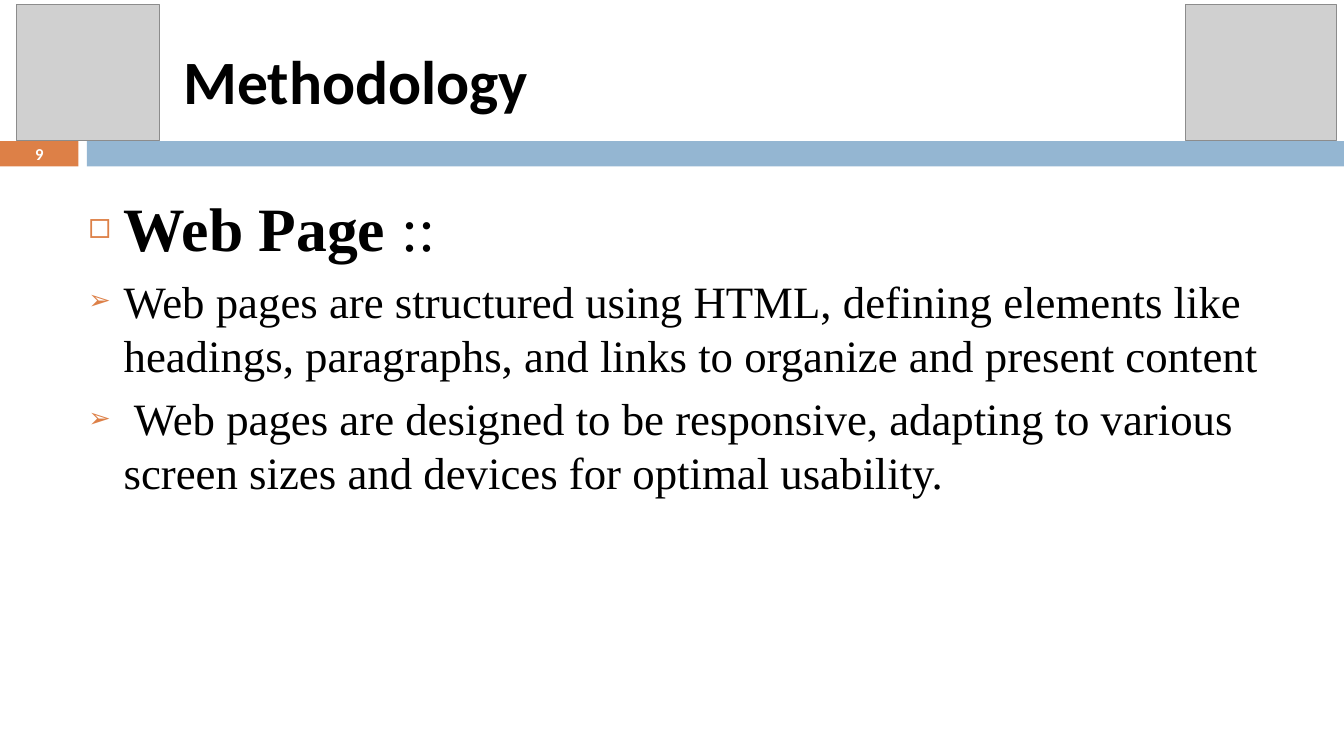
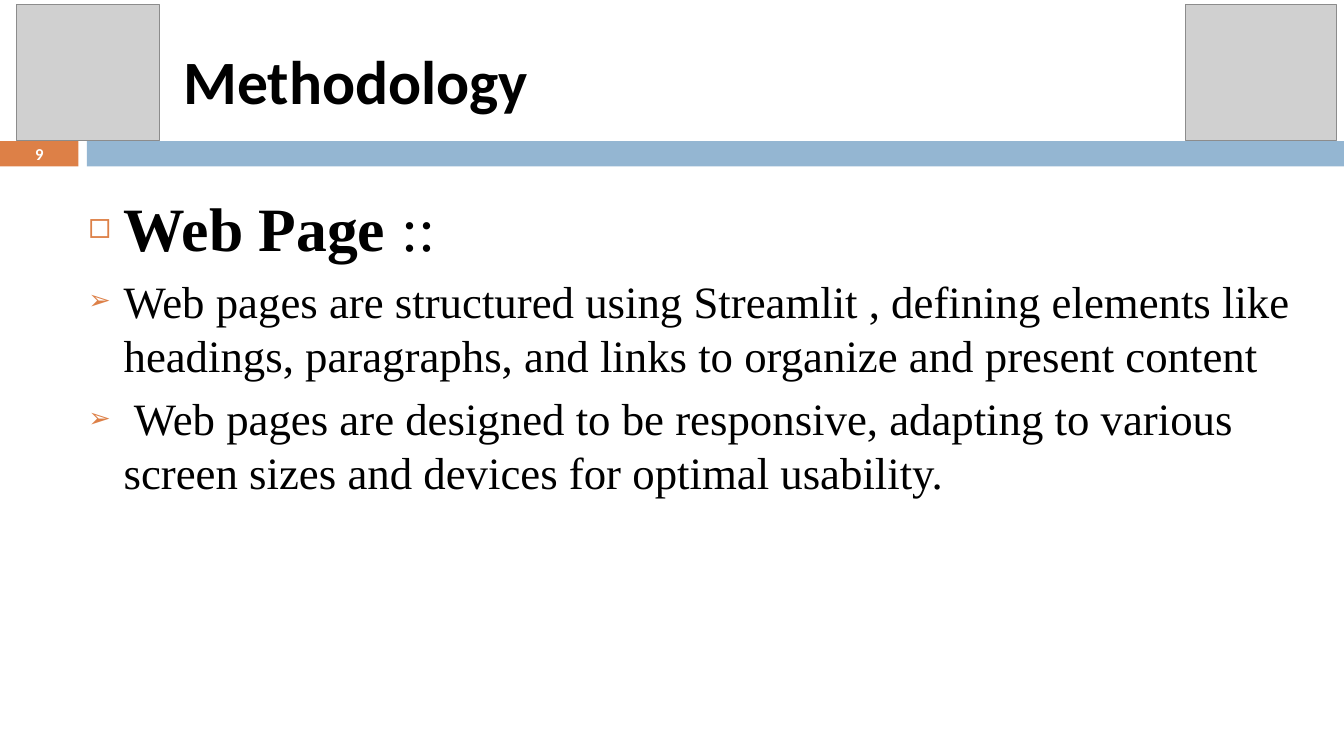
Before and after one commit to 14ayush/AQI-Predictor-Meerut, a slide deck: slide 9 of Documents/Final Year Project PPT Latest.pptx. Drawn at 1344x756 pixels with LibreOffice and Linux fonts; fonts in the diff are those of the drawing; grey boxes stand for pictures. Boxes give left, top, right and bottom in pixels: in the first picture for what was removed or moved away, otherwise in the second. Text is boxed around its words. In the diff, an @@ line names an element or a change of style, - is before the commit and + after.

```diff
--- a/Documents/Final Year Project PPT Latest.pptx
+++ b/Documents/Final Year Project PPT Latest.pptx
@@ text at [124, 286, 1289, 381]: text changed @@
-➢ Web pages are structured using HTML, defining elements like headings, paragraphs, and links to organize and present content
+➢ Web pages are structured using Streamlit , defining elements like headings, paragraphs, and links to organize and present content
```
Also in this commit, not shown: 2 other slides changed, 4 other files.
